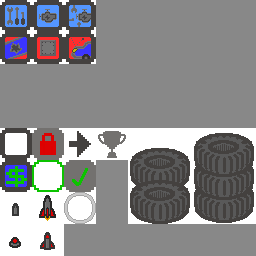
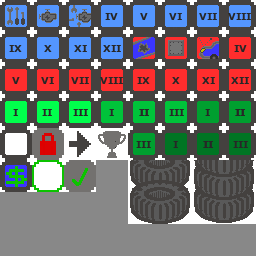
Layered file, before and after one edit (256x256). Changes by layer:
removed layer "dungeon_terrain_sheet.png" over box(9, 192, 96, 250)
painted on "Pasted Layer #1" over box(130, 148, 254, 160)
renamed "wheelsRight" to "IV", showed it, moved it above "upgradeFrame", painted on it over box(0, 13, 251, 148)
removed layer "Pasted Layer" over box(194, 133, 254, 160)
painted on "upgradeFrame" over box(0, 0, 256, 160)
painted on "Layer" over box(0, 0, 256, 256)
